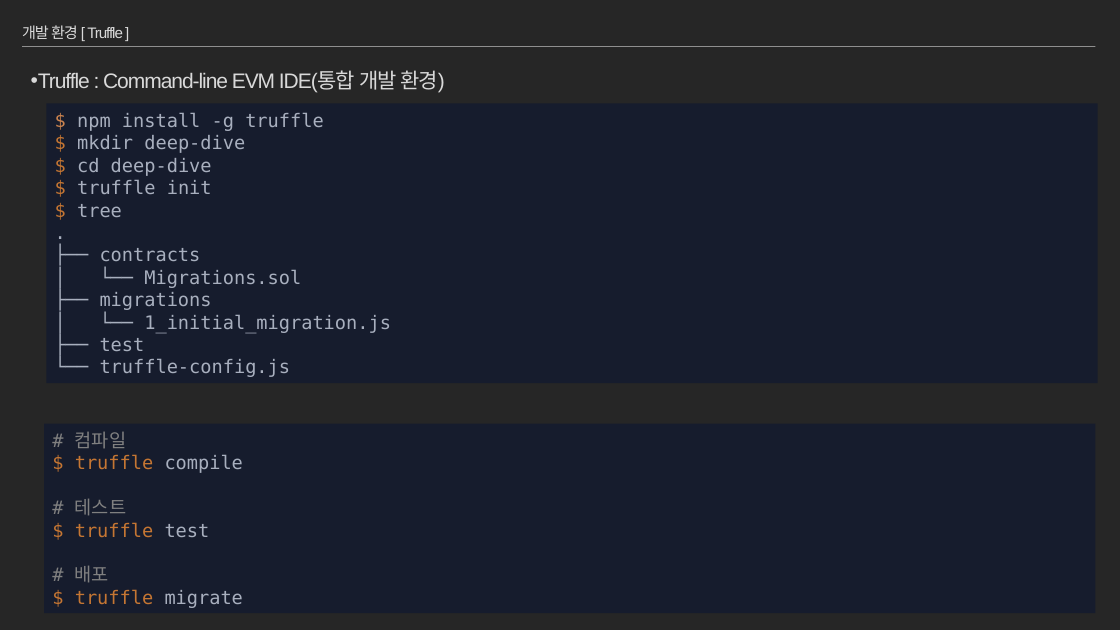
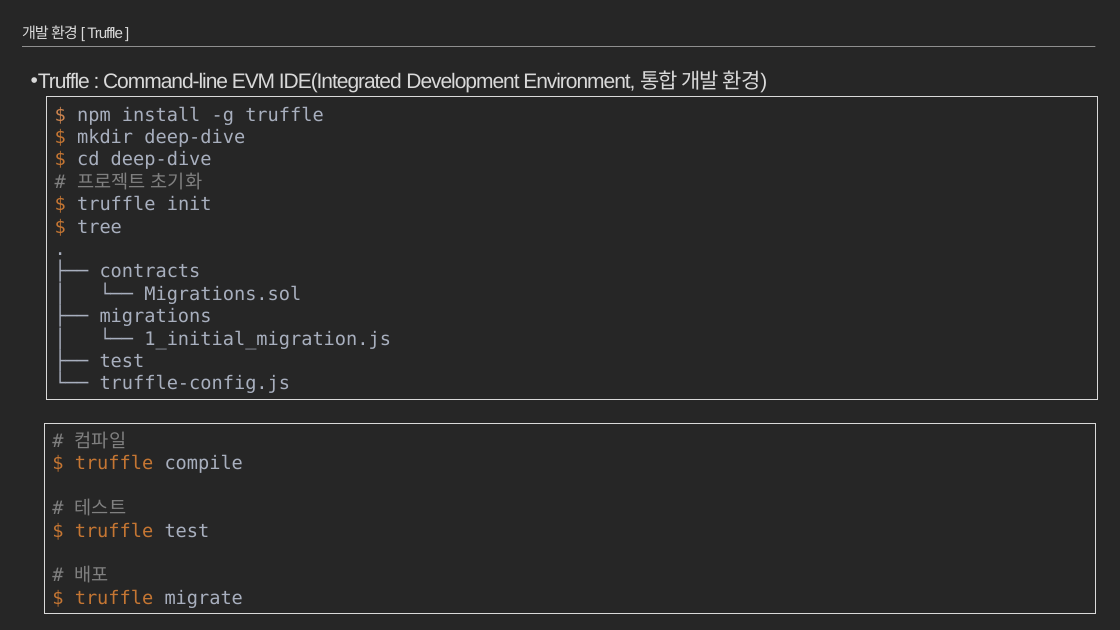
Before and after one commit to moss0801/blockchain-doc, a slide deck: slide 10 of General/Blockchain Part2.pptx (slide 8 before the commit). Drawn at 1120x630 pixels with LibreOffice and Linux fonts; fonts in the diff are those of the drawing. Boxes give left, top, right and bottom in pixels: in the first picture for what was removed or moved away, otherwise in the second. Text is boxed around its words. In the diff, an @@ line names an element or a change of style, - is before the commit and + after.

```diff
--- a/General/Blockchain Part2.pptx
+++ b/General/Blockchain Part2.pptx
@@ text at (31, 70, 768, 93): text changed @@
-• Truffle : Command-line EVM IDE(통합 개발 환경)
+• Truffle : Command-line EVM IDE(Integrated Development Environment, 통합 개발 환경)
@@ rectangle "$ npm install -g truffle" at (46, 97, 1098, 399): fill #161C2D to none; outline none to #D9D9D9 0.75 pt @@
@@ rectangle "$ npm install -g truffle": place and size @@
-rectangle "$ npm install -g truffle" at (46, 103, 1098, 383)
+rectangle "$ npm install -g truffle" at (46, 97, 1098, 399)
@@ text in rectangle at (77, 129, 391, 393): text changed @@
-$ mkdir deep-dive
-$ cd deep-dive
-$ truffle init
-$ tree
-.
-├── contracts
-│ └── Migrations.sol
-├── migrations
-│ └── 1_initial_migration.js
-├── test
-└── truffle-config.js
+$ mkdir deep-dive
+$ cd deep-dive
+# 프로젝트 초기화
+$ truffle init
+$ tree
+.
+├── contracts
+│ └── Migrations.sol
+├── migrations
+│ └── 1_initial_migration.js
+├── test
+└── truffle-config.js
@@ rectangle "# 컴파일 $ truffle compile" at (44, 423, 1096, 613): fill #161C2D to none; outline none to #D9D9D9 0.75 pt @@
```
Also in this commit, not shown: 17 other slides changed, 15 slides added, 10 slides removed, 2 other files.
